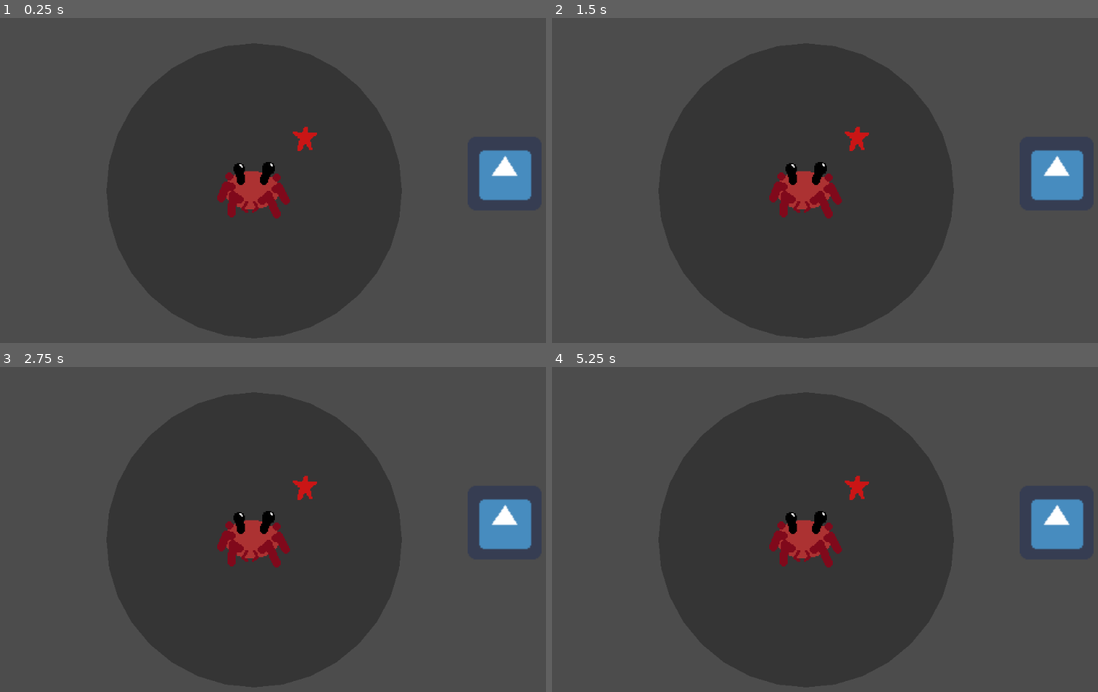
Above: before the commit, frames 1-4 (two rows, left to right).
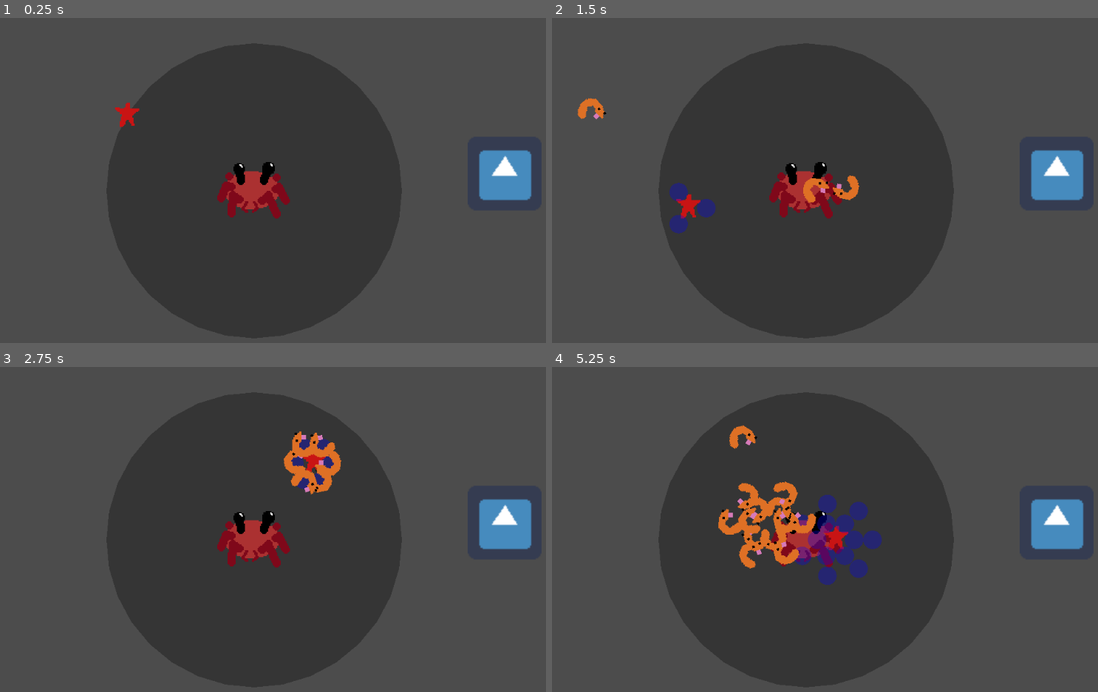
Above: after the commit, the same moments.

Repository: LightBoat9/GGJ2019
Game: Godot game, scene res://Levels/LevelTest.tscn
Two runs of this game, one before a commit and one after it. Both use one fixed random seed, a clock stepped at 60 frames per second and the inputs below. The engine's default icon, where the game draws it, is replaced by a stand-in: a white triangle on a blue panel in a dark square.
Inputs (mouse positions are in pixels of both pictures, inside the frame that each line leads up to):
- Up to frame 1 (0.25 s): no input
- Up to frame 2 (1.5 s): tap Enter (ui_accept) at 0.5, 0.77 s; move the mouse to (934, 174) at 0.52 s; hold Right (ui_right) 0.53-1.28 s; click (934, 174) at 0.67 s; move the mouse to (688, 209) at 1.27 s; hold Down (ui_down) from 1.28 s (still down); click (688, 209) at 1.42 s
- Up to frame 3 (2.75 s): tap Enter (ui_accept) at 1.52 s; move the mouse to (311, 464) at 2.02 s; release Down (ui_down) at 2.03 s; hold Right (ui_right) from 2.03 s (still down); click (311, 464) at 2.17 s
- Up to frame 4 (5.25 s): move the mouse to (775, 607) at 2.77 s; release Right (ui_right) at 2.78 s; hold Up (ui_up) 2.78-3.53 s; click (775, 607) at 2.92 s; tap Enter (ui_accept) at 3.02, 3.77, 4.52 s; move the mouse to (983, 591) at 3.52 s; hold Left (ui_left) 3.53-5.03 s; click (983, 591) at 3.67 s; move the mouse to (628, 487) at 4.27 s; click (628, 487) at 4.42 s; move the mouse to (835, 539) at 5.02 s; hold Down (ui_down) from 5.03 s (still down); click (835, 539) at 5.17 s

The runs differ from the first frame. In frame 1, 0.3% of the frame differs, in the area x 20-59%, y 25-41%; in frame 2, 1.4%; in frame 3, 1.4%; in frame 4, 4.3%, in the area x 30-61%, y 17-68%.
Error before the commit: Parse Error: Expected indented block after "for". (res://Actors/Crab/Scripts/ShrimpOrigin.gd:111)

Commit message:
Some Cool Stuff B)

Diff:
--- a/Actors/Crab/Crab.tscn
+++ b/Actors/Crab/Crab.tscn
@@ -56,3 +56,12 @@
 position = Vector2( 43.6422, -43.6197 )
 texture = ExtResource( 3 )
 script = ExtResource( 4 )
+
+[node name="RandomizerTimer" type="Timer" parent="ShrimpOrigin" index="0"]
+
+process_mode = 1
+wait_time = 0.1
+one_shot = false
+autostart = false
+
+[connection signal="timeout" from="ShrimpOrigin/RandomizerTimer" to="ShrimpOrigin" method="randomize_shrimp"]
--- a/Actors/Crab/Scripts/ShrimpOrigin.gd
+++ b/Actors/Crab/Scripts/ShrimpOrigin.gd
@@ -15,6 +15,9 @@
 var totalRingCapacity = 0
 var shrimp_ring_positions = [] #target positions relative to cursor
 
+#randomizer
+onready var rand_timer = $RandomizerTimer
+
 onready var  TopLevel = get_node('/root').get_child(get_node('/root').get_child_count() - 1)
 
 func  _ready():
@@ -30,7 +33,15 @@
 		update_position()
 
 	if event is InputEventMouseButton:
-		add_shrimp()
+		if (event.button_index == BUTTON_LEFT):
+			add_shrimp()
+		elif (event.button_index == BUTTON_RIGHT):
+			if (event.pressed):
+				randomize_shrimp()
+				rand_timer.start()
+			elif (!event.pressed):
+				rand_timer.stop()
+
 		update_ring_positions()
 		update_shrimp_targets()
 		update()
@@ -42,11 +53,11 @@
 	# Update shrimp origin position
 	var mouse_angle = get_global_mouse_position().angle_to_point(get_parent().global_position)
 	var vmouse_angle = Vector2(cos(mouse_angle), sin(mouse_angle))
-	position = vmouse_angle * min(64, get_parent().global_position.distance_to(get_global_mouse_position()))
+	position = vmouse_angle * min(get_parent().aoi_radius, get_parent().global_position.distance_to(get_global_mouse_position()))
 	update_shrimp_targets()
 
 func _physics_process(delta):
-	move_shrimp()
+	pass
 
 func add_shrimp():
 	if (shrimp.size()>=max_shrimp):
@@ -60,6 +71,18 @@
 
 	if (shrimp.size()>=totalRingCapacity):
 		append_ring_capacity()
+
+func randomize_shrimp():
+	var doubleShrimp = shrimp.duplicate()
+	shrimp.clear()
+
+	while !doubleShrimp.empty():
+		var randIndex = randi() % doubleShrimp.size()
+		var thisShrimp = doubleShrimp[randIndex]
+		doubleShrimp.remove(randIndex)
+
+		shrimp.push_back(thisShrimp)
+
 
 #assigns target positions to shrimp based on their indexes
 func update_shrimp_targets():
@@ -105,7 +128,6 @@
 
 	return (ringCircumference / shrimp_size)
 
-func move_shrimp():
-	for sh in shrimp:
-		# Loops through all shrimp
-		# Make em move :) i cant
+func _on_RandomizerTimer_timeout():
+
+	pass # replace with function body
--- a/Actors/Shrimp/Scripts/Shrimp.gd
+++ b/Actors/Shrimp/Scripts/Shrimp.gd
@@ -4,7 +4,7 @@
 onready var velocity = Vector2()
 
 var acceleration = 2
-var maxSpeed = 5
+var maxSpeed = 8
 var minSpin = 0.05
 var maxSpin = 0.25
 
--- a/project.godot
+++ b/project.godot
@@ -14,32 +14,6 @@
 run/main_scene="res://Levels/LevelTest.tscn"
 config/icon="res://icon.png"
 
-[display]
-
-window/vsync/use_vsync=false
-
-[importer_defaults]
-
-texture={
-"compress/hdr_mode": 0,
-"compress/lossy_quality": 0.7,
-"compress/mode": 0,
-"compress/normal_map": 0,
-"detect_3d": false,
-"flags/anisotropic": false,
-"flags/filter": false,
-"flags/mipmaps": false,
-"flags/repeat": 0,
-"flags/srgb": 2,
-"process/HDR_as_SRGB": false,
-"process/fix_alpha_border": true,
-"process/premult_alpha": false,
-"size_limit": 0,
-"stream": false,
-"svg/scale": 1.0
-}
-
 [rendering]
 
-quality/intended_usage/framebuffer_allocation=0
 environment/default_environment="res://default_env.tres"
Binary file added: Actors/Enemies/anememone.png
Not shown, added: Actors/Enemies/anememone.png.import
